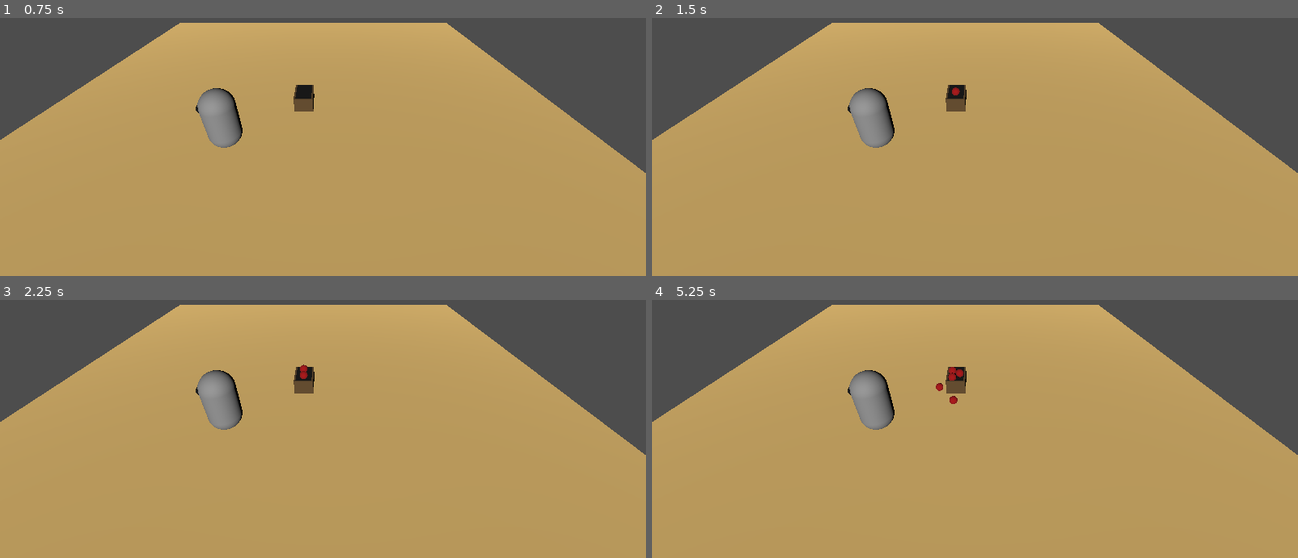
Above: before the commit, frames 1-4 (two rows, left to right).
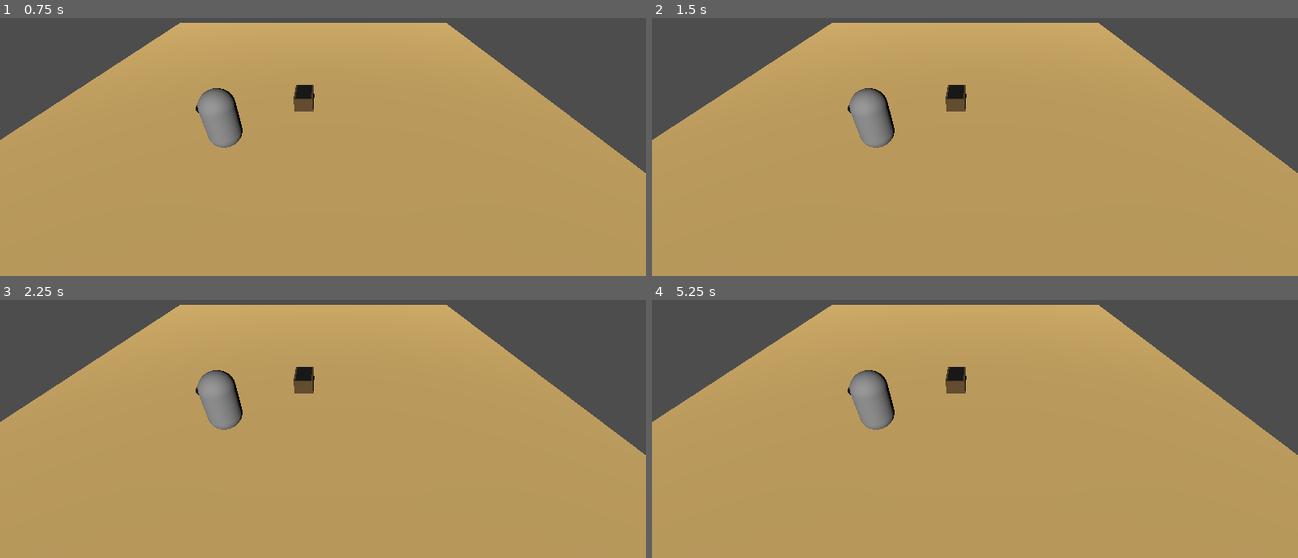
Above: after the commit, the same moments.

Repository: ChiefCharpa/Godot-Overcooked
Game: Godot game, scene res://Level.tscn
The game is run twice, just before and just after one commit, with the same random seed, the same clock (stepped at 60 frames per second) and the same inputs.
Inputs:
- Up to frame 1 (0.75 s): tap Enter at 0.5 s; tap E at 0.6 s
- Up to frame 2 (1.5 s): tap Space at 1.25 s; tap E at 1.35 s
- Up to frame 3 (2.25 s): tap Enter at 2 s; tap E at 2.1 s
- Up to frame 4 (5.25 s): tap Space at 2.75, 4.25 s; tap E every 0.75 s from 2.85 to 5.1 s; tap Enter at 3.5 s

Frame 1 is identical in both runs. In frame 2, less than 0.1% of the frame differs, in the area x 45-49%, y 26-36%; in frame 3, less than 0.1%; in frame 4, 0.2%, in the area x 43-49%, y 25-41%.

Commit message:
Spawn Rework
You can now only spawn a "tomato" if you are close to the box and press "E", there is also a 1 second cooldown before you can spawn it again

Diff:
--- a/overcooked/Level.tscn
+++ b/overcooked/Level.tscn
@@ -11,7 +11,7 @@
 [sub_resource type="ConcavePolygonShape3D" id="ConcavePolygonShape3D_f1ml4"]
 data = PackedVector3Array(1, 0, 1, -1, 0, 1, 1, 0, -1, -1, 0, 1, -1, 0, -1, 1, 0, -1)
 
-[node name="Node3D" type="Node3D"]
+[node name="Level" type="Node3D"]
 transform = Transform3D(1, 0, 0, 0, 1, 0, 0, 0, 1, 0, 0, -0.773004)
 
 [node name="StaticBody3D" type="StaticBody3D" parent="."]
@@ -27,11 +27,11 @@
 [node name="VegetableSpawner" parent="." instance=ExtResource("1_8o4rb")]
 transform = Transform3D(1, 0, 0, 0, 1, 0, 0, 0, 1, 0, 0.313928, 0)
 
-[node name="Camera3D" type="Camera3D" parent="."]
-transform = Transform3D(1, 0, 0, 0, 0.819152, 0.573576, 0, -0.573576, 0.819152, 0.731724, 5.74012, 7.58598)
-
 [node name="DirectionalLight3D" type="DirectionalLight3D" parent="."]
 transform = Transform3D(1, 0, 0, 0, 0.883953, 0.467575, 0, -0.467575, 0.883953, 0, 3.7363, 5.13066)
 
 [node name="Player" parent="." instance=ExtResource("2_7ydw1")]
 transform = Transform3D(-4.37114e-08, 0, 1, 0, 1, 0, -1, 0, -4.37114e-08, -2.28694, 1.12137, 2.23429)
+
+[node name="Camera3D" type="Camera3D" parent="."]
+transform = Transform3D(1, 0, 0, 0, 0.819152, 0.573576, 0, -0.573576, 0.819152, 0.731724, 5.74012, 7.58598)
--- a/overcooked/node_3d.tscn
+++ /dev/null
@@ -1,3 +0,0 @@
-[gd_scene format=3 uid="uid://diuyloo8ig66a"]
-
-[node name="Node3D" type="Node3D"]
--- a/overcooked/vegetable.gd
+++ /dev/null
@@ -1 +0,0 @@
-extends Node3D
--- a/overcooked/vegetable_spawner.gd
+++ b/overcooked/vegetable_spawner.gd
@@ -1,10 +1,26 @@
 extends Node3D
 
-@onready var spawntimer = $Timer
-
+@onready var Player = $"../Player"
+@onready var Veg = $"."
+var DetectionRange = 1.4
+var InRange = false
+var SpawnDelay = true
 const VEGETABLE = preload("res://Vegetable.tscn")
 
-func _on_timer_timeout() -> void:
-	var newVegetable = VEGETABLE.instantiate()
-	get_parent().add_child(newVegetable)
-	newVegetable.global_position=global_position+Vector3(0,0.4,0)
+
+func _input(event: InputEvent) -> void:
+	if event is InputEventKey and event.is_pressed() and SpawnDelay and InRange:
+		if event.keycode == KEY_E:
+			var newVegetable = VEGETABLE.instantiate()
+			get_parent().add_child(newVegetable)
+			newVegetable.global_position=global_position+Vector3(0,0.4,0)
+			SpawnDelay = false
+			await get_tree().create_timer(1).timeout #delays spawning by 1 second
+			SpawnDelay = true
+
+func _process(delta): #So this could be change so it does an area but this is simple and works
+	var distance = Veg.transform.origin.distance_to(Player.transform.origin)
+	if distance < DetectionRange:
+		InRange = true
+	else:
+		InRange =false
